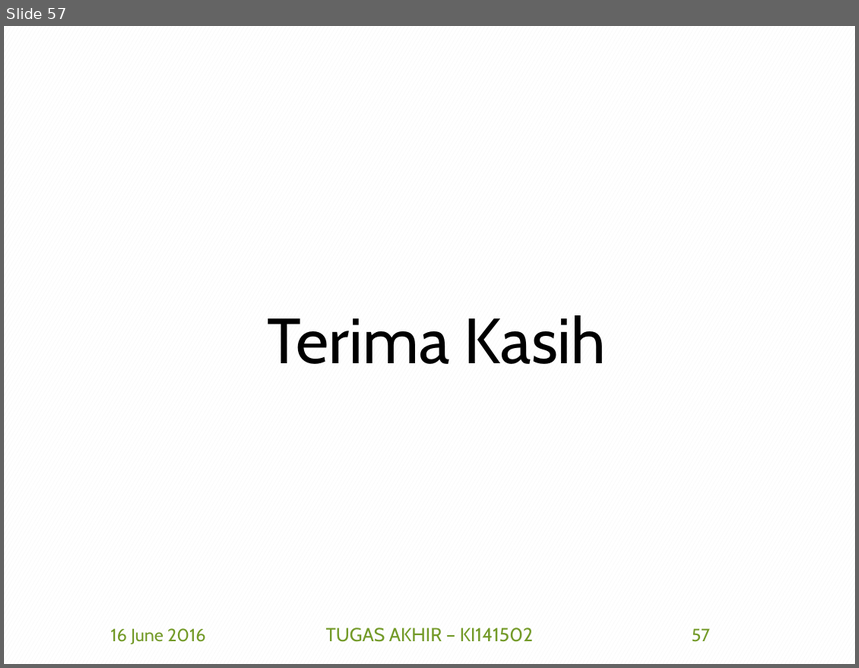
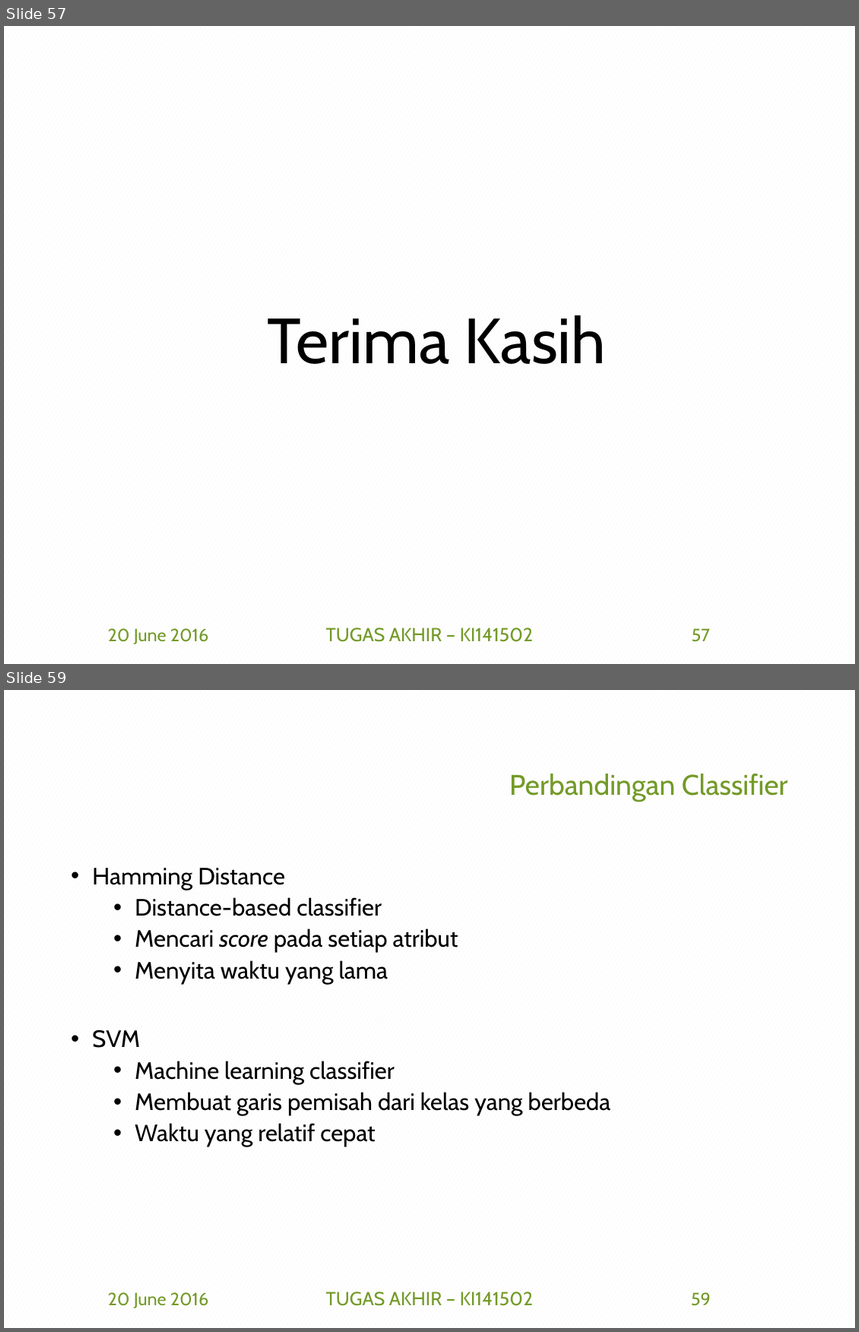
Before and after one commit to afdhalbasith/TA, a slide deck: SiapSidang/5112100153_Afdhal B.pptx. Shown one above the other, each under a label of ours: slide 57 before the commit, slides 57 and 59 after it; the slides between them are not shown. The pictures are 859x668 and 859x1332 pixels, drawn with LibreOffice and Linux fonts; fonts in the diff are those of the drawing; background and template pictures are left out. Boxes give left, top, right and bottom in pixels: in the first picture for what was removed or moved away, otherwise in the second. Text is boxed around its words. In the diff, an @@ line names an element or a change of style, - is before the commit and + after.

```diff
--- a/SiapSidang/5112100153_Afdhal B.pptx
+++ b/SiapSidang/5112100153_Afdhal B.pptx
@@ slide 59 added at [4, 690, 855, 1328], background pattern #F2F2F2 on #FFFFFF @@
@@ title added at [509, 774, 788, 801], 24 pt, text #739A28 @@
+Perbandingan Classifier
@@ text added at [92, 868, 611, 1148], 20 pt, text #000000 @@
+• Hamming Distance
+  • Distance-based classifier
+  • Mencari score pada setiap atribut
+  • Menyita waktu yang lama
+• SVM
+  • Machine learning classifier
+  • Membuat garis pemisah dari kelas yang berbeda
+  • Waktu yang relatif cepat
@@ text added at [108, 1293, 208, 1309], 15 pt, text #739A28 @@
+20 June 2016
@@ text added at [326, 1292, 533, 1306], 16 pt, text #739A28 @@
+TUGAS AKHIR – KI141502
@@ page number added at [691, 1293, 711, 1306], 15 pt, text #739A28 @@
+59
@@ slide 57 changed as well @@
@@ text at [108, 629, 208, 645]: text changed @@
-16 June 2016
+20 June 2016
```
Also in this commit, not shown: 90 other slides changed, 9 other slides added, 1 other file.
